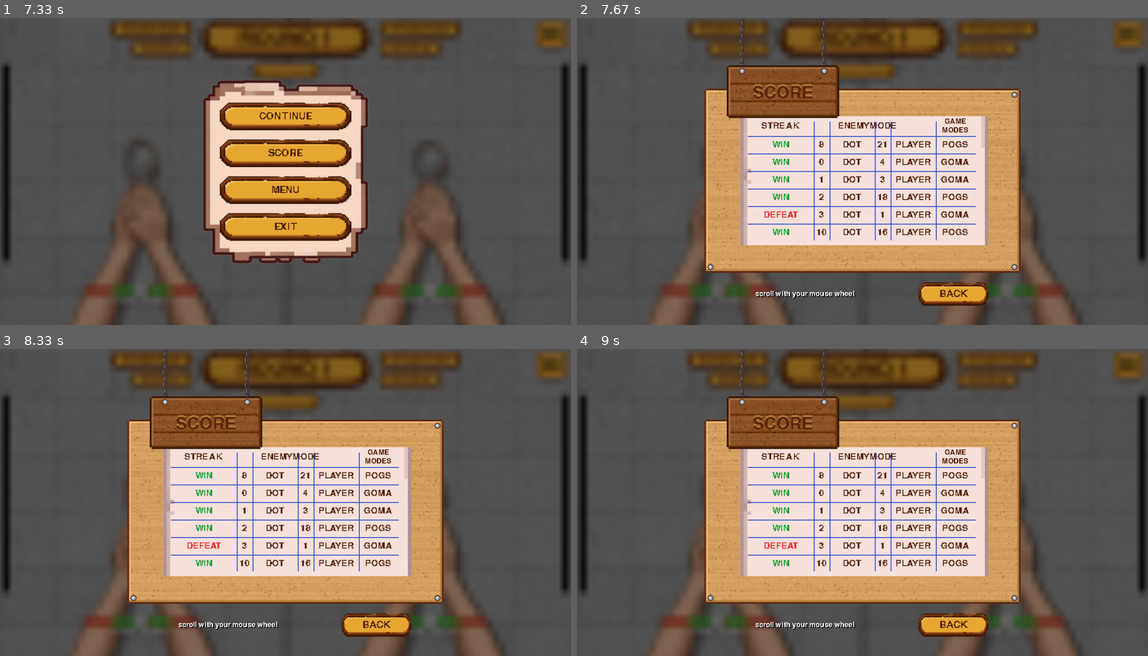
Above: before the commit, frames 1-4 (two rows, left to right).
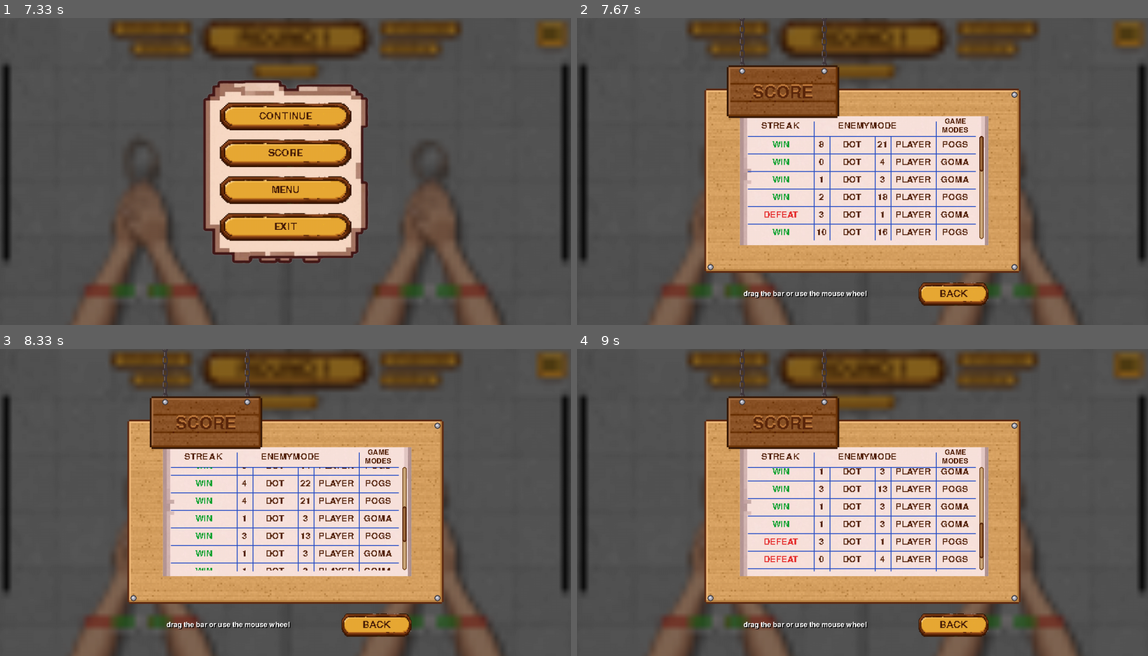
Above: after the commit, the same moments.

Repository: MargelFernandezR/dampa
Game: pygame game, started from Main.py
The game is run twice, just before and just after one commit, with the same random seed, the same clock (stepped at 60 frames per second) and the same inputs.
Inputs (mouse positions are in pixels of both pictures, inside the frame that each line leads up to):
- Up to frame 1 (7.33 s): press the mouse at (285, 260) at 0.37 s; move the mouse to (194, 192) at 0.47 s; release the mouse at (108, 125) at 0.6 s; press the mouse at (285, 183) at 0.7 s; move the mouse to (228, 122) at 0.8 s; release the mouse at (171, 60) at 0.93 s; press the mouse at (399, 165) at 1.03 s; move the mouse to (416, 192) at 1.13 s; release the mouse at (433, 220) at 1.27 s; click "START" at 1.38 s; press the mouse at (234, 260) at 1.7 s; move the mouse to (308, 156) at 1.8 s; release the mouse at (376, 57) at 1.93 s; press the mouse at (393, 239) at 2.03 s; move the mouse to (314, 263) at 2.13 s; release the mouse at (239, 285) at 2.27 s; press the mouse at (91, 171) at 2.37 s; move the mouse to (125, 143) at 2.47 s; release the mouse at (159, 116) at 2.6 s; press the mouse at (91, 263) at 2.7 s; move the mouse to (262, 174) at 2.8 s; release the mouse at (428, 85) at 2.93 s; tap Space at 6.07 s; press the mouse at (548, 36) at 7.1 s; move the mouse to (336, 97) at 7.2 s; move the mouse to (125, 159) at 7.3 s
- Up to frame 2 (7.67 s): release the mouse at (702, 159) at 7.33 s; click "SCORE" at 7.45 s
- Up to frame 3 (8.33 s): click (405, 511) at 7.85 s; press the mouse at (405, 511) at 8.17 s; move the mouse to (354, 523) at 8.27 s
- Up to frame 4 (9 s): release the mouse at (885, 539) at 8.4 s; press the mouse at (982, 511) at 8.5 s; move the mouse to (1028, 511) at 8.6 s; release the mouse at (1068, 511) at 8.73 s; press the mouse at (982, 511) at 8.83 s; move the mouse to (828, 542) at 8.93 s

Frame 1 is identical in both runs. In frame 2, 0.6% of the frame differs, in the area x 29-72%, y 33-92%; in frame 3, 4.9%; in frame 4, 5.1%.

Commit message:
Score table: keep header clear of inner lines and add a draggable scrollbar

Diff:
--- a/Main.py
+++ b/Main.py
@@ -1008,6 +1008,8 @@
 MAX_ROWS = 20
 SCROLL_SPEED = 40        # pixels per scroll
 scroll_offset = 0        # current scroll position
+SCORE_BAR_W = 10         # width ng scrollbar sa gilid ng score paper
+score_grab = None        # hawak ba ang scrollbar? (offset ng mouse sa thumb)
 
 # --- EXIT layout: gold pill banner on top of a paper panel (matches the reference)
 EXIT_PAPER_W = 300                                            # whole dialog is about 1/4 of the screen width
@@ -3166,7 +3168,75 @@
     pop_text(COUNT_FONT, text, color, (WIDTH // 2, 430), k, alpha=alpha)
 
 
+# ----- score scrollbar (paper's right margin) ---------------------------------
+def score_scroll_metrics():
+    """(max_scroll, view_h, content_h) - isang pinagbabatayan ng wheel at bar."""
+    view_h = SCORE_TABLE.height - HEAD_ROW_H - 14
+    content_h = len(SCORES[:MAX_ROWS]) * ROW_H
+    return max(0, content_h - view_h), view_h, content_h
+
+
+def score_bar_rects():
+    """(track, thumb) ng scrollbar; thumb=None kapag walang dapat i-scroll."""
+    t = SCORE_TABLE
+    max_scroll, view_h, content_h = score_scroll_metrics()
+    track = pygame.Rect(t.right - 21, t.y + HEAD_ROW_H, SCORE_BAR_W, view_h)
+    if max_scroll <= 0:
+        return track, None
+    thumb_h = max(26, int(track.h * view_h / max(content_h, 1)))
+    span = track.h - thumb_h
+    thumb_y = track.y + (int(span * scroll_offset / max_scroll) if span > 0 else 0)
+    return track, pygame.Rect(track.x, thumb_y, track.w, thumb_h)
+
+
+def score_bar_drag_to(my):
+    global scroll_offset
+    track, thumb = score_bar_rects()
+    if thumb is None:
+        return
+    max_scroll, _, _ = score_scroll_metrics()
+    span = track.h - thumb.h
+    if span <= 0:
+        return
+    rel = max(0, min(my - score_grab - track.y, span))
+    scroll_offset = int(max_scroll * rel / span)
+
+
+def score_bar_event(event):
+    """Click/drag sa scrollbar. True kung siya ang humawak ng event."""
+    global score_grab
+    if event.type == pygame.MOUSEBUTTONDOWN and event.button == 1:
+        track, thumb = score_bar_rects()
+        if thumb is not None and track.collidepoint(event.pos):
+            if thumb.collidepoint(event.pos):
+                score_grab = event.pos[1] - thumb.y
+            else:
+                score_grab = thumb.h // 2          # click sa track: jump + drag
+                score_bar_drag_to(event.pos[1])
+            return True
+    elif event.type == pygame.MOUSEMOTION and score_grab is not None:
+        score_bar_drag_to(event.pos[1])
+        return True
+    elif event.type == pygame.MOUSEBUTTONUP and event.button == 1 and score_grab is not None:
+        score_grab = None
+        return True
+    return False
+
+
+def draw_score_bar():
+    track, thumb = score_bar_rects()
+    if thumb is None:
+        return
+    pygame.draw.rect(WIN, (205, 170, 124), track, border_radius=5)
+    pygame.draw.rect(WIN, (124, 78, 40), track, 2, border_radius=5)
+    pygame.draw.rect(WIN, (128, 80, 42), thumb, border_radius=5)
+    pygame.draw.rect(WIN, BROWN, thumb, 2, border_radius=5)
+    pygame.draw.line(WIN, (186, 134, 82), (thumb.x + 3, thumb.y + 5),
+                     (thumb.x + 3, thumb.bottom - 6), 2)
+
+
 def draw_score(mouse, bg=None):
+    global score_grab
     backdrop(bg)
     t = SCORE_TABLE
 
@@ -3210,9 +3280,12 @@
     # Horizontal line under headers
     pygame.draw.line(WIN, LINE_BLUE, (x0, t.y + HEAD_ROW_H), (xr, t.y + HEAD_ROW_H), 2)
 
-    # Vertical lines (drawn once, mula sa ilalim ng title area hanggang ibaba)
-    for v in vx:
-        pygame.draw.line(WIN, LINE_BLUE, (v, t.y + 12), (v, t.bottom - 12), 2)
+    # Vertical lines: ang group separators (pagkatapos ng STREAK at bago ang
+    # GAME MODES) ay dumadaan sa header; ang mga panloob na linya ay nagsisimula
+    # sa ilalim ng header para hindi matamaan ang ENEMYMODE.
+    for i, v in enumerate(vx):
+        top = t.y + 12 if i in (0, 4) else t.y + HEAD_ROW_H
+        pygame.draw.line(WIN, LINE_BLUE, (v, top), (v, t.bottom - 12), 2)
 
     # scrollable rows
     clip_rect = pygame.Rect(x0, t.y + HEAD_ROW_H + 1, uw + 2, t.height - HEAD_ROW_H - 14)
@@ -3265,12 +3338,13 @@
         text_center(SMALL_FONT, short_mode, BROWN, (cx[5], cy))
 
     WIN.set_clip(old_clip)
-
-    content_h = len(SCORES[:MAX_ROWS]) * ROW_H
-    view_h = t.height - HEAD_ROW_H
-
-    if content_h > view_h:
-        text_center(DESC_FONT, "scroll with your mouse wheel", TEXT_COLOR,
+    if not pygame.mouse.get_pressed()[0]:
+        score_grab = None
+    draw_score_bar()
+
+    max_scroll, _, _ = score_scroll_metrics()
+    if max_scroll > 0:
+        text_center(DESC_FONT, "drag the bar or use the mouse wheel", TEXT_COLOR,
                     (t.x + 150, SCORE_BACK.centery), shadow=True)
     button(SCORE_BACK, "BACK", SCORE_BACK.collidepoint(mouse), MID_FONT)
 
@@ -3659,9 +3733,8 @@
 
 def scroll_scores(dy):
     global scroll_offset
-    scroll_offset -= dy * SCROLL_SPEED
-    max_scroll = max(0, len(SCORES[:MAX_ROWS]) * ROW_H - (SCORE_TABLE.height - HEAD_ROW_H))
-    scroll_offset = max(0, min(scroll_offset, max_scroll))
+    max_scroll, _, _ = score_scroll_metrics()
+    scroll_offset = max(0, min(scroll_offset - dy * SCROLL_SPEED, max_scroll))
 
 
 # =====================================================================
@@ -3820,6 +3893,11 @@
             if screen == "intro":                         # any click / key skips the opening
                 if event.type in (pygame.KEYDOWN, pygame.MOUSEBUTTONDOWN):
                     intro_t = INTRO_TOTAL
+                continue
+
+            # score scrollbar (menu SCORE screen o paused SCORE view)
+            score_open = (screen == "score") or (screen == "game" and paused and pause_view == "score")
+            if score_open and score_bar_event(event):
                 continue
 
 # ---------------- IN GAME ----------------
